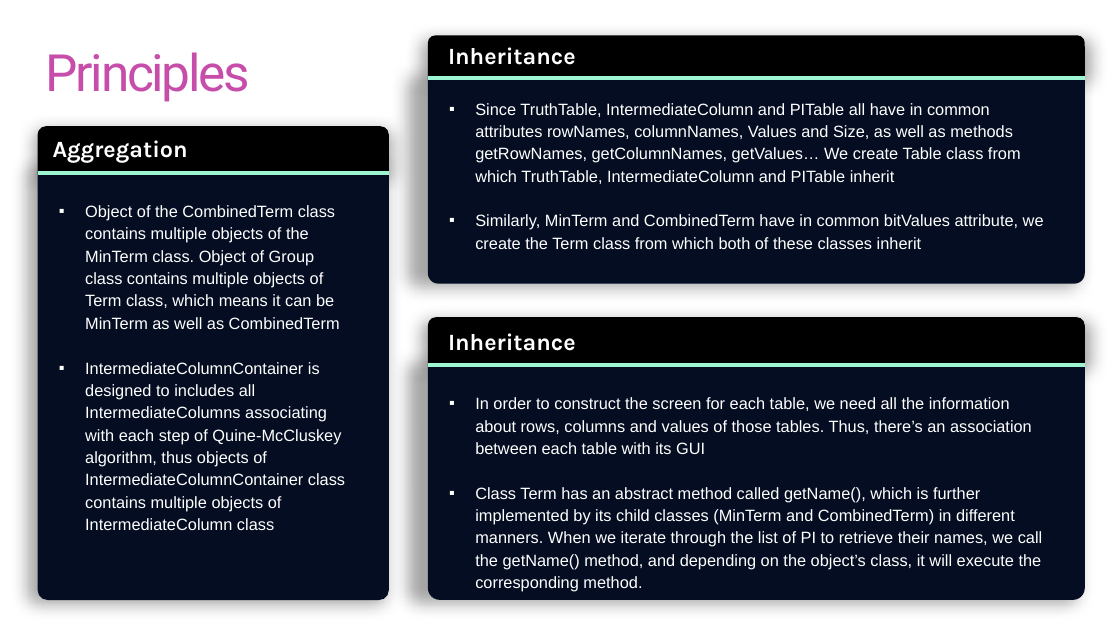
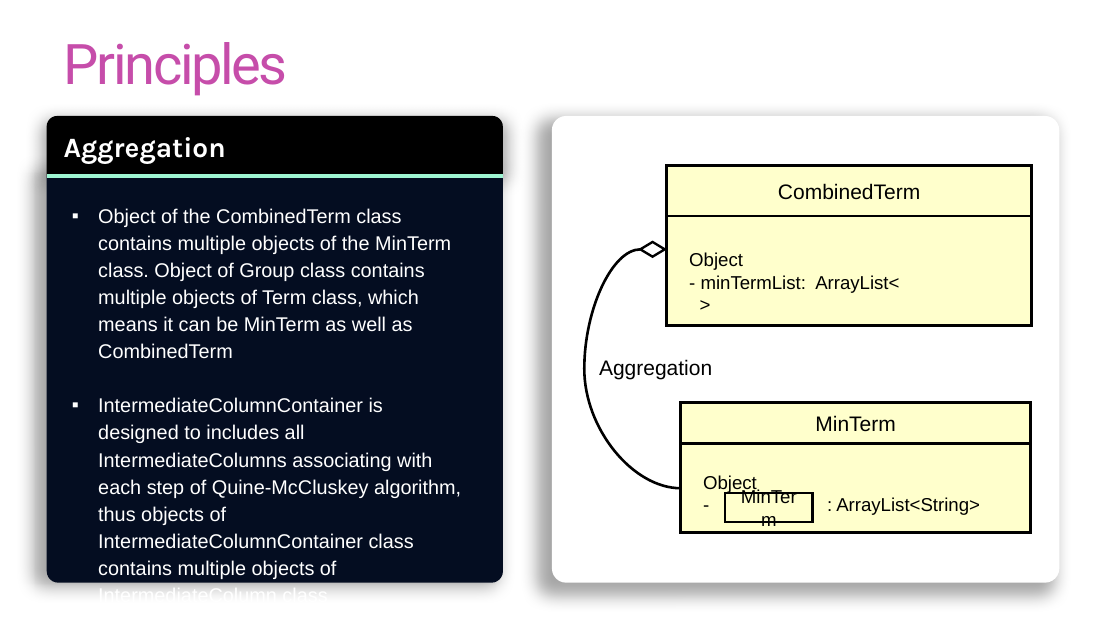
Before and after one commit to jazzDung/OOP.DSAI.20202.6, a slide deck: slide 9 of presentation.pptx. Drawn at 1120x630 pixels with LibreOffice and Linux fonts; fonts in the diff are those of the drawing. Boxes give left, top, right and bottom in pixels: in the first picture for what was removed or moved away, otherwise in the second. Text is boxed around its words. In the diff, an @@ line names an element or a change of style, - is before the commit and + after.

```diff
--- a/presentation.pptx
+++ b/presentation.pptx
@@ text "Principles": place and size @@
-text "Principles" at (46,52,250,102)
+text "Principles" at (64,42,288,96)
@@ text "Principles" at (64,42,288,96): size 44 to 48 pt @@
@@ round same rect: place and size @@
-round same rect at (38,126,389,173)
+round same rect at (47,116,503,176)
@@ group removed at (428,35,1085,284): 2 round same rects, 2 texts, 1 line @@
-Inheritance
-▪ Since TruthTable, IntermediateColumn and PITable all have in common attributes rowNames, columnNames, Values and Size, as well as methods getRowNames, getColumnNames, getValues… We create Table class from which TruthTable, IntermediateColumn and PITable inherit
-▪ Similarly, MinTerm and CombinedTerm have in common bitValues attribute, we create the Term class from which both of these classes inherit
@@ rounded rectangle added at (552,116,1060,583), fill #FFFFFF @@
@@ text "Aggregation": place and size @@
-text "Aggregation" at (53,140,188,162)
+text "Aggregation" at (64,137,226,163)
@@ text "Aggregation" at (64,137,226,163): size 20 to 24 pt @@
@@ round same rect: place and size @@
-round same rect at (38,173,389,600)
+round same rect at (47,176,503,583)
@@ line moved from (38, 173) - (389, 173) to (47, 176) - (503, 176) @@
@@ rectangle added at (666,166,1032,216), fill #FFFFCC, outline #000000 2.5 pt, 18 pt, text #000000 @@
+CombinedTerm
@@ text "Object of the CombinedTerm class ...": place and size @@
-text "Object of the CombinedTerm class ..." at (85,205,345,530)
+text "Object of the CombinedTerm class ..." at (98,208,461,607)
@@ text "Object of the CombinedTerm class ..." at (98,208,461,607): size 14 to 17 pt @@
@@ rectangle added at (666,216,1032,325), fill #FFFFCC, outline #000000 2.5 pt @@
@@ curved line added from (681, 488) to (640, 250), #000000 2.25 pt @@
@@ diamond added at (640,242,665,257), outline #000000 2 pt @@
@@ text added at (689,252,899,293), 16 pt, text #000000 @@
+Object
+- minTermList: ArrayList< >
@@ text added at (599,359,712,380), 18 pt, text #000000 @@
+Aggregation
@@ group removed at (428,318,1085,600): 2 round same rects, 2 texts, 1 line @@
-Inheritance
-▪ In order to construct the screen for each table, we need all the information about rows, columns and values of those tables. Thus, there’s an association between each table with its GUI
-▪ Class Term has an abstract method called getName(), which is further implemented by its child classes (MinTerm and CombinedTerm) in different manners. When we iterate through the list of PI to retrieve their names, we call the getName() method, and depending on the object’s class, it will execute the corresponding method.
@@ rectangle added at (681,402,1031,444), fill #FFFFCC, outline #000000 2.5 pt, 18 pt, text #000000 @@
+MinTerm
@@ rectangle added at (681,444,1031,533), fill #FFFFCC, outline #000000 2.5 pt @@
@@ text added at (703,475,980,515), 16 pt, text #000000 @@
+Object
+- MinTerm : ArrayList<String>
@@ rectangle added at (725,493,812,522), fill #FFFFCC, outline #000000 2 pt, 16 pt, text #000000 @@
+MinTerm
```
Also in this commit, not shown: 3 other slides changed, 5 slides added, 2 slides removed, 9 other files.
